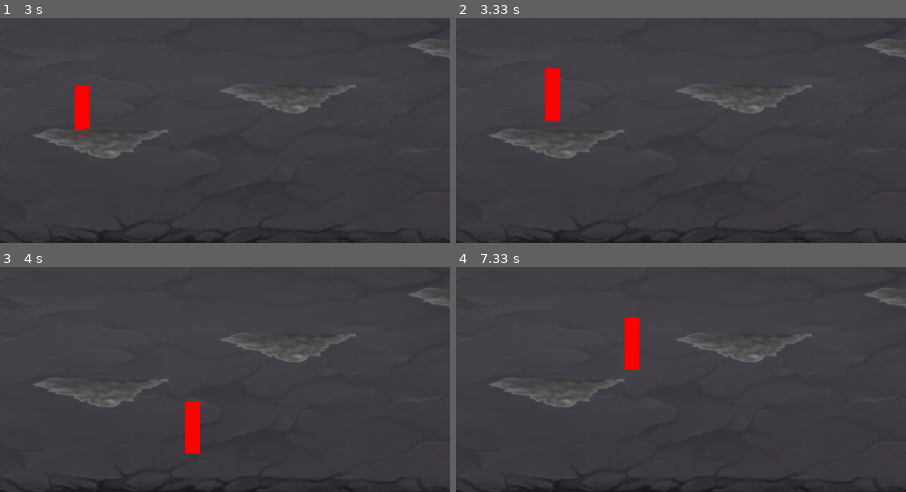
Above: before the commit, frames 1-4 (two rows, left to right).
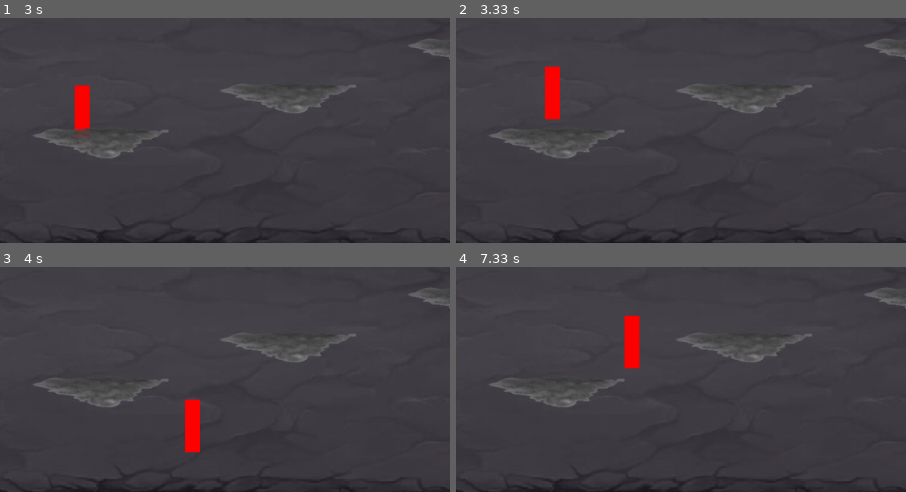
Above: after the commit, the same moments.

Repository: GiveMeMissile/Pentacrab_Pygame
Game: pygame game, started from Pentacrab.py
Same seed, same stepped clock (60 frames per second), same inputs: the game is played once before the commit and once after it.
Inputs:
- Up to frame 1 (3 s): hold D 0.33-0.8 s; hold W 0.83-1.13 s; hold D 1.17-1.63 s; hold A 1.67-2.2 s; hold A 2.23-2.63 s; hold W from 2.67 s (still down)
- Up to frame 2 (3.33 s): release W at 3.03 s; hold D from 3.07 s (still down)
- Up to frame 3 (4 s): release D at 3.7 s; hold A from 3.73 s (still down)
- Up to frame 4 (7.33 s): release A at 4.2 s; hold D 4.23-4.7 s; hold W 4.73-5.03 s; hold D 5.07-5.53 s; hold A 5.57-6.1 s; hold A 6.13-6.53 s; hold W 6.57-6.93 s; hold D from 6.97 s (still down)
The pictures show only the part of the screen within x 47-97%, y 50-100%; the shares and areas given below are measured in that part.

Frame 1 is identical in both runs. In frame 2, less than 0.1% of the frame differs, in the area x 19-24%, y 21-46%; in frame 3, less than 0.1%; in frame 4, less than 0.1%, in the area x 37-41%, y 21-46%.

Commit message:
Update Pentacrab.py
Small bugfix

Diff:
--- a/Pentacrab.py
+++ b/Pentacrab.py
@@ -37,7 +37,7 @@
     platform_location_y = 550
     WINDOW.blit(BACKGROUND, (0, 0))
     pygame.draw.rect(WINDOW, (255, 0, 0), HITBOX)
-    for _ in range(10):
+    for _ in range(5):
         WINDOW.blit(PLATFORM, (platform_location_x, platform_location_y))
         platforms.append([platform_location_x, platform_location_y])
         platform_location_x += PLATFORM_WIDTH + 50
@@ -108,7 +108,7 @@
         for platform_location_x, platform_location_y in platforms:
             platform_rect = pygame.Rect(platform_location_x, platform_location_y, PLATFORM_WIDTH, PLATFORM_HEIGHT)
             if HITBOX.colliderect(platform_rect) and HITBOX.bottom <= platform_rect.top + GRAVITY:
-                HITBOX.y = platform_rect.y - HITBOX_HEIGHT
+                HITBOX.y = platform_rect.y + 5 - HITBOX_HEIGHT
                 initial_height = HITBOX.y
                 falling = False
                 return
@@ -119,7 +119,6 @@
             return
         if falling == True:
             HITBOX.y += GRAVITY
-        Jump = False
 
 
 def main():
@@ -143,7 +142,7 @@
         falling = True
         if not Jump:
             gravity()
-        elif Jump:
+        else:
             player_jump()
         player_movements()
         draw()
